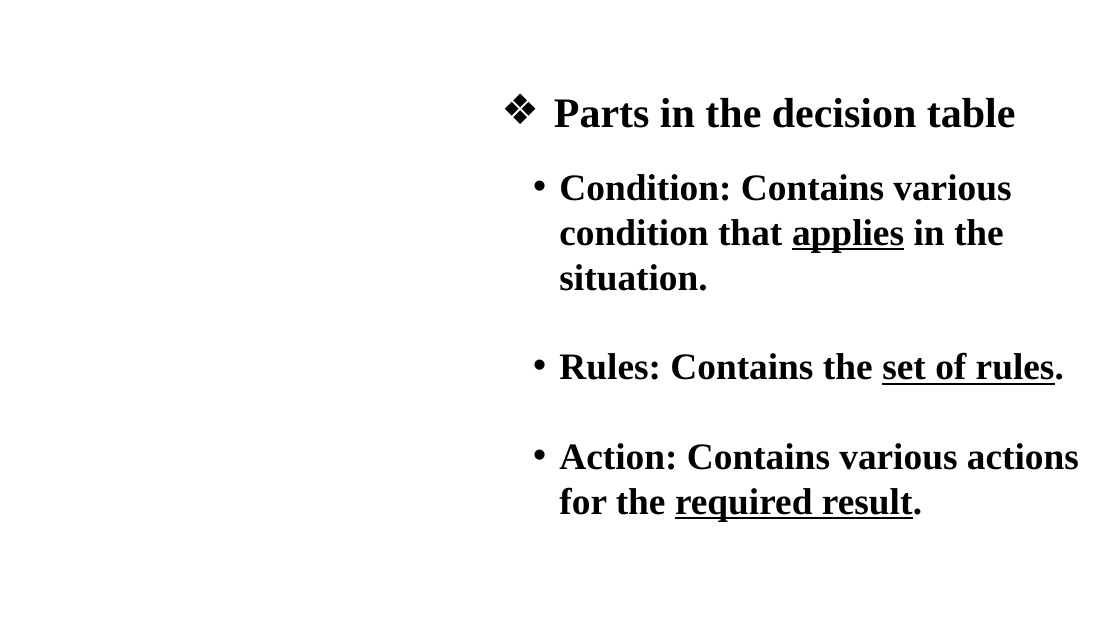
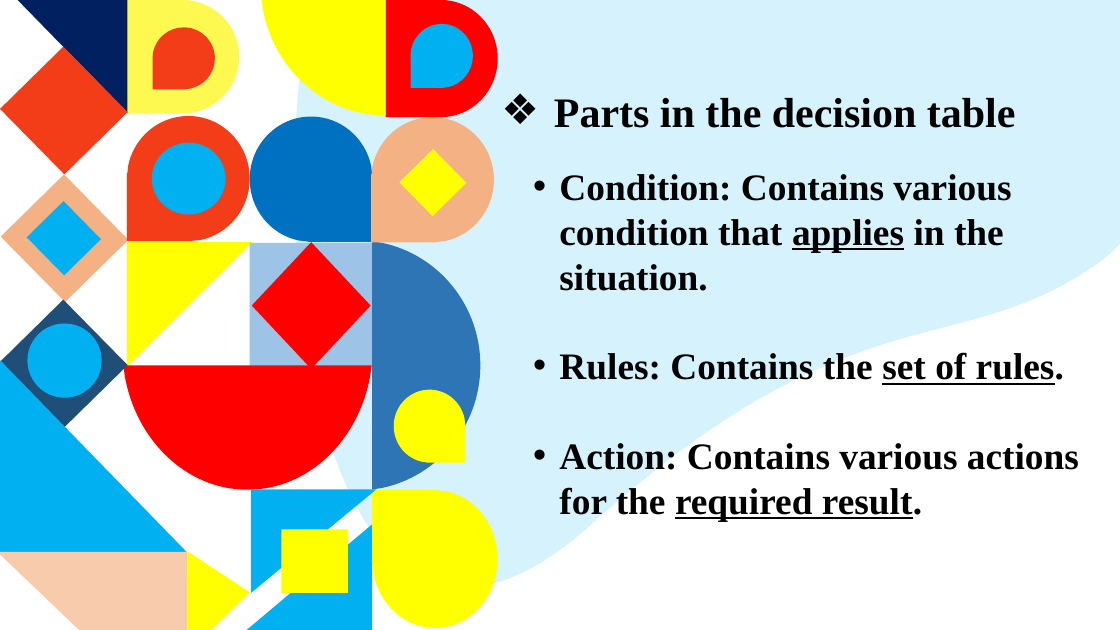
Before and after one commit to tamanghawana0815/SAD-ppt, a slide deck: slide 6 of Presentation.pptx. Drawn at 1120x630 pixels with LibreOffice and Linux fonts; fonts in the diff are those of the drawing. Boxes give left, top, right and bottom in pixels: in the first picture for what was removed or moved away, otherwise in the second. Text is boxed around its words. In the diff, an @@ line names an element or a change of style, - is before the commit and + after.

Commit message:
Updated slide

```diff
--- a/Presentation.pptx
+++ b/Presentation.pptx
@@ right triangle added at [17,0,128,114], fill #002060 @@
@@ freeform shape added at [127,0,239,113], fill #FDF951 @@
@@ freeform shape added at [153,28,215,90], fill #F33D19 @@
@@ freeform shape added at [261,0,386,115], fill #FFFF00 @@
@@ freeform shape added at [294,0,1120,587], fill #00B0F0 at 16% opacity @@
@@ freeform shape added at [386,0,497,117], fill #FF0000 @@
@@ freeform shape added at [411,24,473,87], fill #00B0F0 @@
@@ rectangle added at [0,47,127,175], fill #F33D19 @@
@@ freeform shape added at [127,116,250,241], fill #F33D19 @@
@@ freeform shape added at [250,117,372,242], fill #0070C0 @@
@@ freeform shape added at [371,117,494,242], fill #F4B183 @@
@@ ellipse added at [152,143,226,215], fill #00B0F0 @@
@@ rectangle added at [400,149,467,216], fill #FFFF00 @@
@@ rectangle added at [0,175,128,302], fill #F4B183 @@
@@ rectangle added at [27,201,101,275], fill #00B0F0 @@
@@ right triangle added at [127,242,252,367], fill #FFFF00 @@
@@ rectangle added at [250,243,372,368], fill #9DC3E6 @@
@@ diamond added at [252,242,371,369], fill #FF0000 @@
@@ freeform shape added at [373,241,481,489], fill #2E75B6 @@
@@ rectangle added at [0,300,127,428], fill #1F4E79 @@
@@ ellipse added at [28,323,102,397], fill #00B0F0 @@
@@ right triangle added at [0,360,187,553], fill #00B0F0 @@
@@ freeform shape added at [124,365,372,490], fill #FF0000 @@
@@ freeform shape added at [394,390,465,463], fill #FFFF00 @@
@@ right triangle added at [251,490,376,593], fill #00B0F0 @@
@@ freeform shape added at [372,491,498,628], fill #FFFF00 @@
@@ right triangle added at [247,525,372,630], fill #00B0F0 @@
@@ rectangle added at [281,529,348,593], fill #FFFF00 @@
@@ freeform shape added at [0,552,187,630], fill #F8CBAD @@
@@ freeform shape added at [187,551,250,630], fill #FFFF00 @@
```
